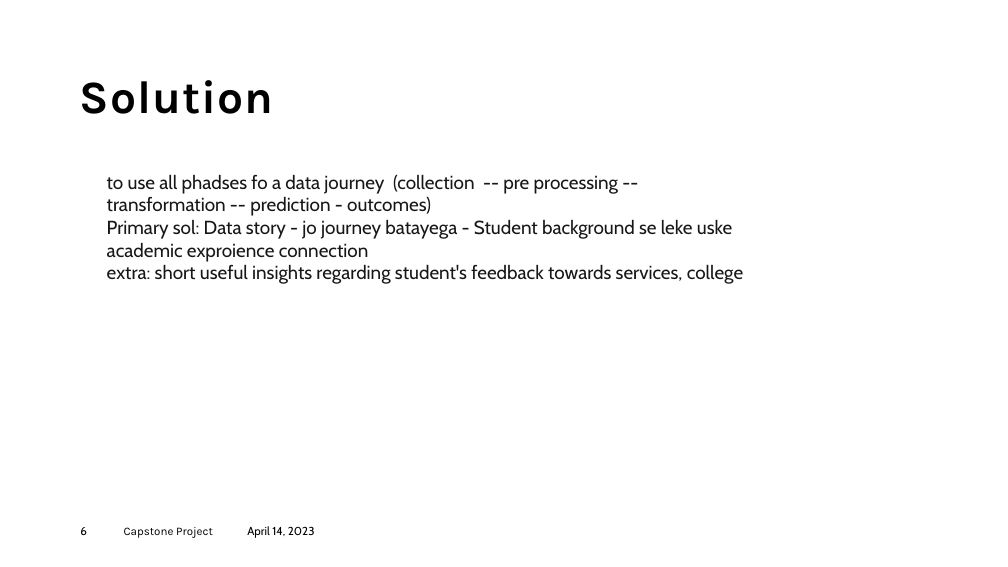
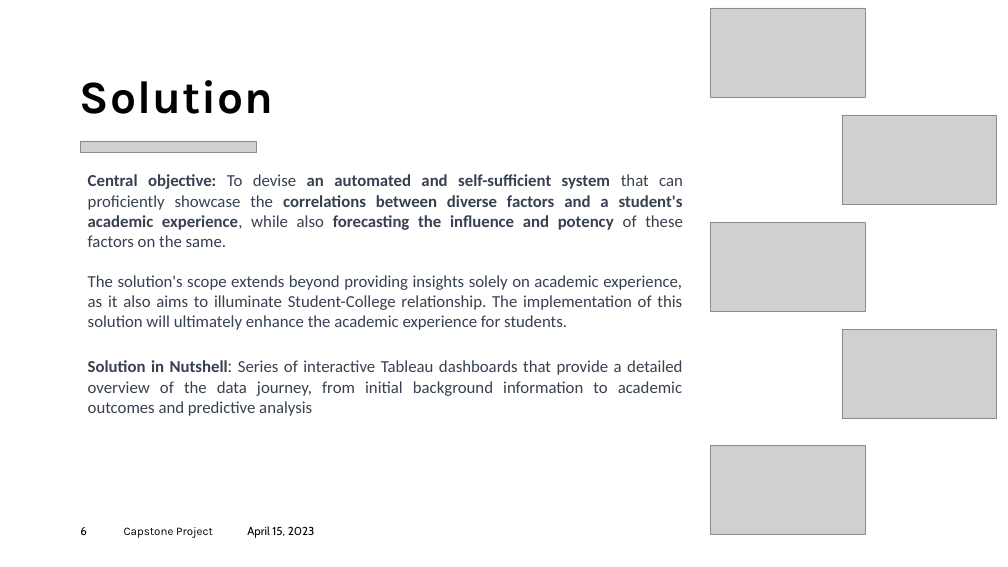
Before and after one commit to JayrajRadadiya/Capstone-Project, a slide deck: slide 6 of 09_Report_&_Presentation/Capstone_Project.pptx. Drawn at 1008x567 pixels with LibreOffice and Linux fonts; fonts in the diff are those of the drawing; grey boxes stand for pictures. Boxes give left, top, right and bottom in pixels: in the first picture for what was removed or moved away, otherwise in the second. Text is boxed around its words. In the diff, an @@ line names an element or a change of style, - is before the commit and + after.

```diff
--- a/09_Report_&_Presentation/Capstone_Project.pptx
+++ b/09_Report_&_Presentation/Capstone_Project.pptx
@@ picture added at bbox=[710, 8, 865, 97] @@
@@ picture added at bbox=[842, 115, 997, 204] @@
@@ picture added at bbox=[80, 141, 256, 153] @@
@@ text at bbox=[88, 174, 683, 416]: text changed; size 18 to 16 pt; font Cabin to Calibri; text colour #171717 to #374151 @@
-to use all phadses fo a data journey (collection -- pre processing -- transformation -- prediction - outcomes)
-Primary sol: Data story - jo journey batayega - Student background se leke uske academic exproience connection
-extra: short useful insights regarding student's feedback towards services, college
+Central objective: To devise an automated and self-sufficient system that can proficiently showcase the correlations between diverse factors and a student's academic experience, while also forecasting the influence and potency of these factors on the same.
+The solution's scope extends beyond providing insights solely on academic experience, as it also aims to illuminate Student-College relationship. The implementation of this solution will ultimately enhance the academic experience for students.
+Solution in Nutshell: Series of interactive Tableau dashboards that provide a detailed overview of the data journey, from initial background information to academic outcomes and predictive analysis
@@ picture added at bbox=[710, 222, 865, 312] @@
@@ picture added at bbox=[842, 329, 997, 418] @@
@@ picture added at bbox=[710, 445, 865, 535] @@
@@ text at bbox=[247, 526, 315, 538]: text changed @@
-April 14, 2023
+April 15, 2023
```
Also in this commit, not shown: 7 other slides changed.
